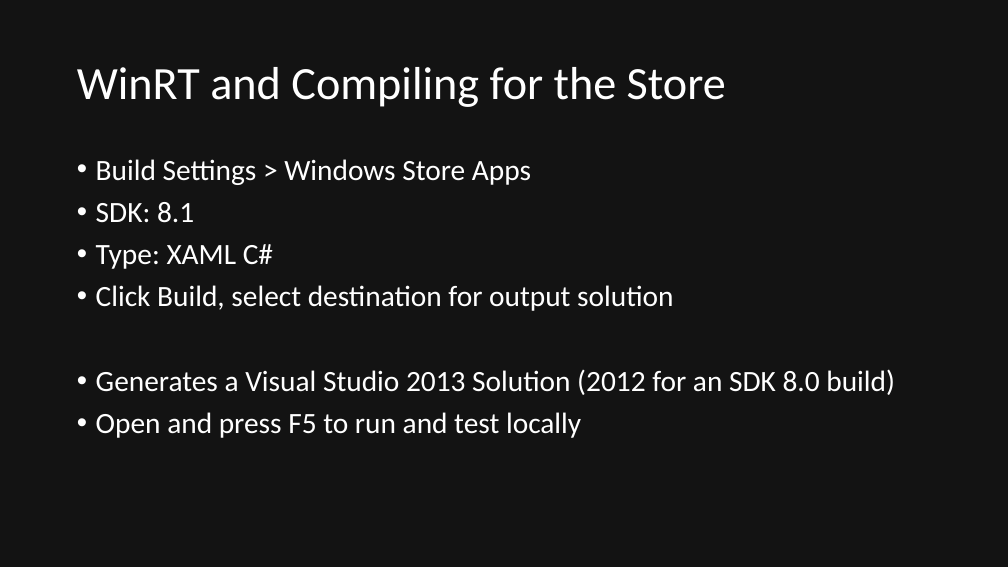
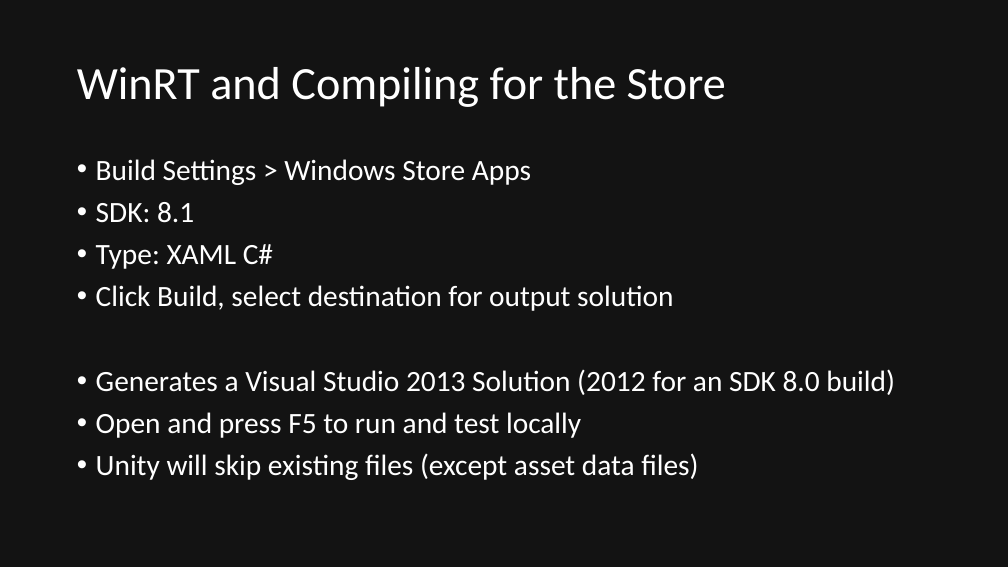
Before and after one commit to quandtm/UnitySTWorkshop, a slide deck: slide 32 of ST_Unity_101.pptx (slide 31 before the commit). Drawn at 1008x567 pixels with LibreOffice and Linux fonts; fonts in the diff are those of the drawing. Boxes give left, top, right and bottom in pixels: in the first picture for what was removed or moved away, otherwise in the second. Text is boxed around its words. In the diff, an @@ line names an element or a change of style, - is before the commit and + after.

```diff
--- a/ST_Unity_101.pptx
+++ b/ST_Unity_101.pptx
@@ text at <box>96,453,698,480</box>: paragraph added @@
+• Unity will skip existing files (except asset data files)
```
Also in this commit, not shown: 2 other slides changed, 4 slides added, 18 other files.
